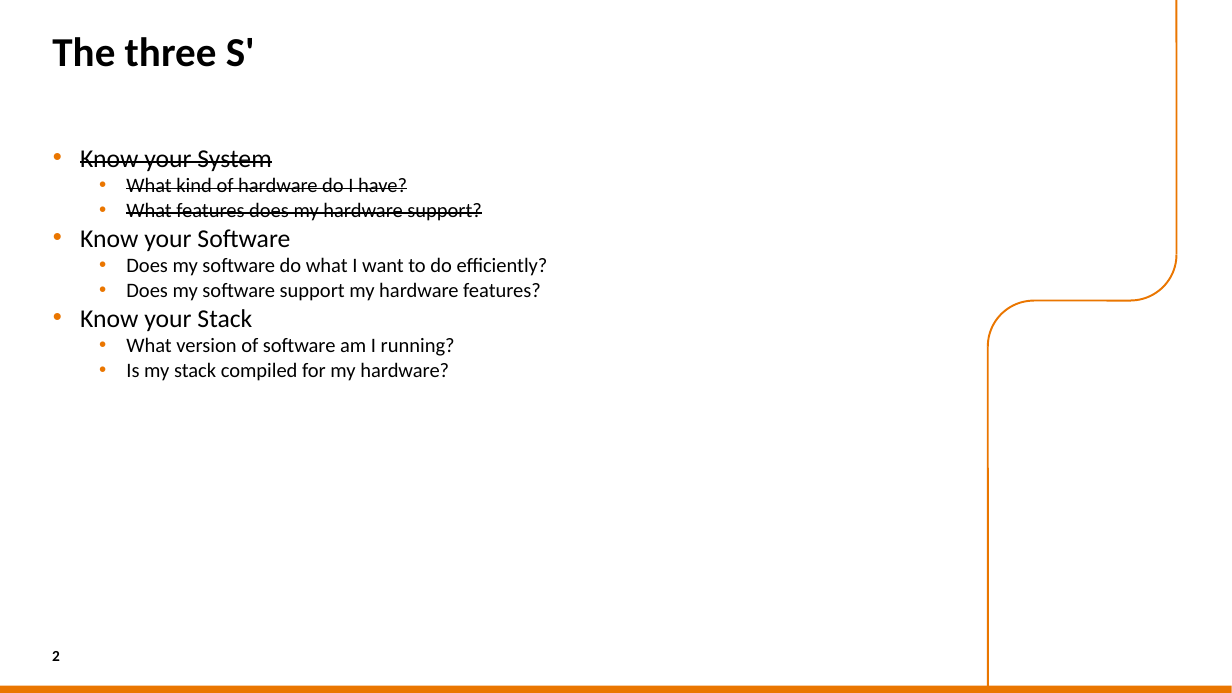
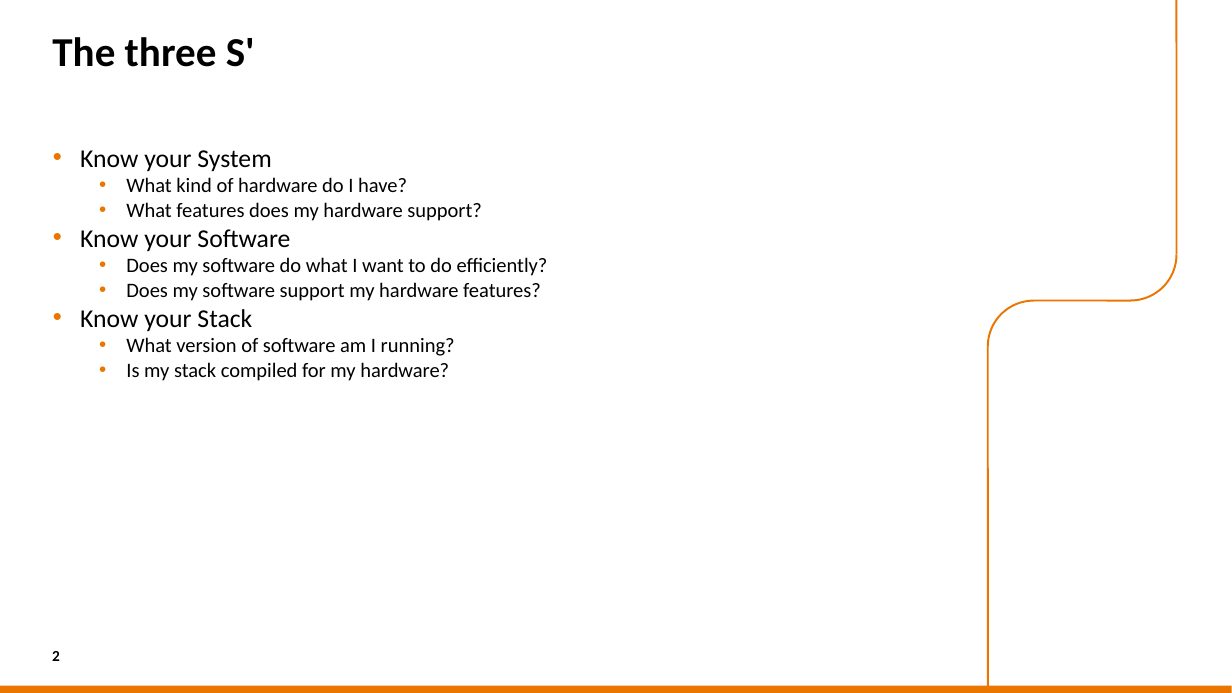
Before and after one commit to sara-nl/HPML-course-materials, a slide deck: slide 2 of Day2/slides/hw_and_software_features.pptx. Drawn at 1232x693 pixels with LibreOffice and Linux fonts; fonts in the diff are those of the drawing; background and template pictures are left out. Boxes give left, top, right and bottom in pixels: in the first picture for what was removed or moved away, otherwise in the second. Text is boxed around its words. In the diff, an @@ line names an element or a change of style, - is before the commit and + after.

Commit message:
Fix profiling notebook for OOD, and update text/images to reflect current hardware

```diff
--- a/Day2/slides/hw_and_software_features.pptx
+++ b/Day2/slides/hw_and_software_features.pptx
@@ text at (x1=80, y1=150, x2=481, y2=221): strikethrough off in "Know your System", "What kind of hardware do I have?", "What features does my hardware support?" @@
```
Also in this commit, not shown: 21 other slides changed, 3 other files.
